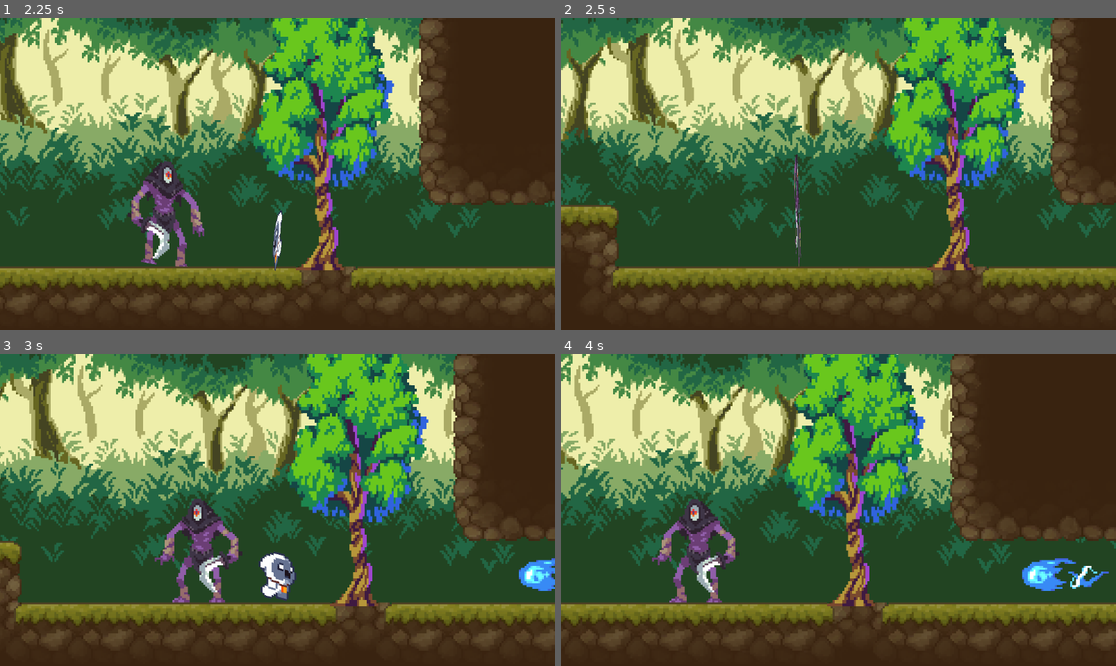
Above: before the commit, frames 1-4 (two rows, left to right).
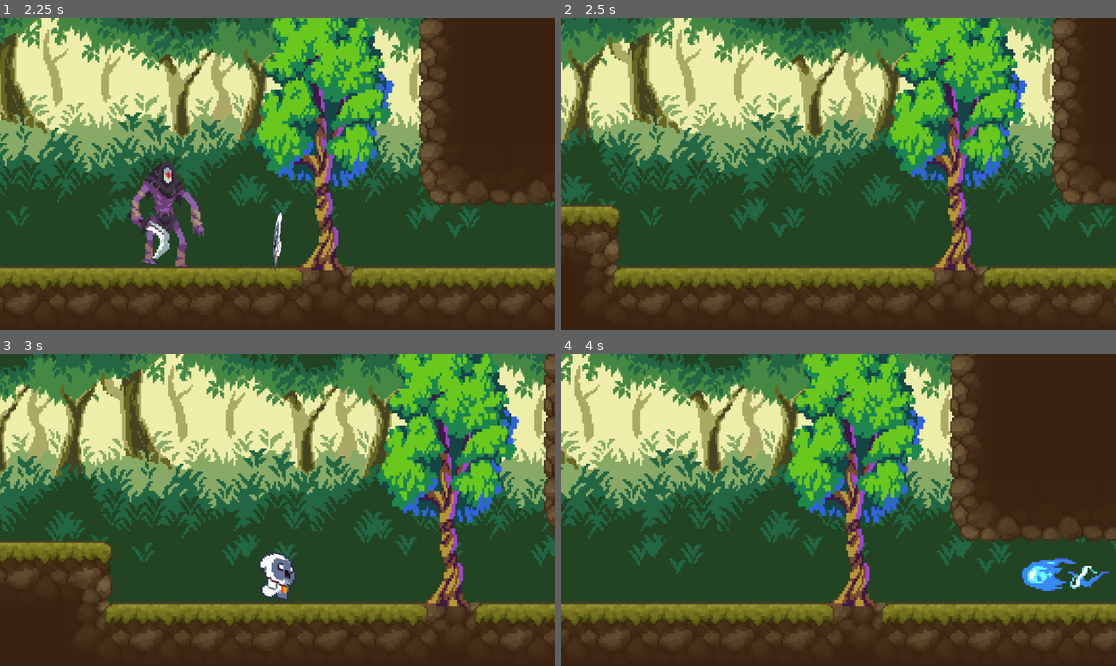
Above: after the commit, the same moments.

Repository: CrisIsla/shiny-godot
Game: Godot game, scene res://scenes/player_test.tscn
Same seed, same stepped clock (60 frames per second), same inputs: the game is played once before the commit and once after it.
Inputs:
- Up to frame 1 (2.25 s): hold Q (spawn_bullet) 0.53-1.28 s; hold D (move_right) 0.53-2.03 s; tap K (jump) at 0.77, 1.52 s; tap J (attack) at 1.35 s; tap Q (spawn_bullet) at 1.55 s; hold A (move_left) from 2.03 s (still down); hold Q (spawn_bullet) from 2.03 s (still down)
- Up to frame 2 (2.5 s): keep holding A (move_left); keep holding Q (spawn_bullet)
- Up to frame 3 (3 s): release A (move_left) at 2.78 s; release Q (spawn_bullet) at 2.78 s; hold D (move_right) from 2.78 s (still down); tap Q (spawn_bullet) at 2.85 s
- Up to frame 4 (4 s): keep holding D (move_right); tap K (jump) at 3.02, 3.77 s; hold Q (spawn_bullet) from 3.53 s (still down); tap J (attack) at 3.6 s

Frame 1 is identical in both runs. In frame 2, 13% of the frame differs, in the area x 0-100%, y 0-93%; in frame 3, 56%, in the area x 0-100%, y 0-94%; in frame 4, 2.1%.

Commit message:
adjust turn timings

Diff:
--- a/scenes/bullet.tscn
+++ b/scenes/bullet.tscn
@@ -27,8 +27,7 @@
 }]
 
 [sub_resource type="CapsuleShape2D" id="CapsuleShape2D_rwjqk"]
-radius = 3.0
-height = 18.0
+height = 20.0
 
 [node name="bullet_test" type="Node2D"]
 script = ExtResource("1_nnca2")
@@ -41,7 +40,7 @@
 [node name="Area2D" type="Area2D" parent="."]
 
 [node name="CollisionShape2D" type="CollisionShape2D" parent="Area2D"]
-position = Vector2(-18, 0)
+position = Vector2(-12, 0)
 shape = SubResource("CapsuleShape2D_rwjqk")
 debug_color = Color(0.992157, 0, 0.278431, 0.419608)
 
--- a/scenes/player.tscn
+++ b/scenes/player.tscn
@@ -681,7 +681,7 @@
 tracks/11/interp = 1
 tracks/11/loop_wrap = true
 tracks/11/keys = {
-"times": PackedFloat32Array(0, 0.09, 0.17),
+"times": PackedFloat32Array(0, 0.06, 0.2),
 "transitions": PackedFloat32Array(1, 1, 1),
 "update": 1,
 "values": [false, true, false]
@@ -940,7 +940,7 @@
 tracks/11/interp = 1
 tracks/11/loop_wrap = true
 tracks/11/keys = {
-"times": PackedFloat32Array(-0.01, 0.03, 0.05, 0.22),
+"times": PackedFloat32Array(-0.01, 0.03, 0.09, 0.17),
 "transitions": PackedFloat32Array(1, 1, 1, 1),
 "update": 1,
 "values": [false, false, true, false]
@@ -1149,7 +1149,7 @@
 states/run/node = SubResource("AnimationNodeAnimation_i1jo6")
 states/run/position = Vector2(508, 115)
 states/run_turn/node = SubResource("AnimationNodeAnimation_no7yl")
-states/run_turn/position = Vector2(291.521, 236.942)
+states/run_turn/position = Vector2(290.521, 255.942)
 transitions = ["Start", "idle", SubResource("AnimationNodeStateMachineTransition_p4q7f"), "idle", "run", SubResource("A …(1983 unchanged characters)…
 graph_offset = Vector2(-368.479, -265.811)
 
